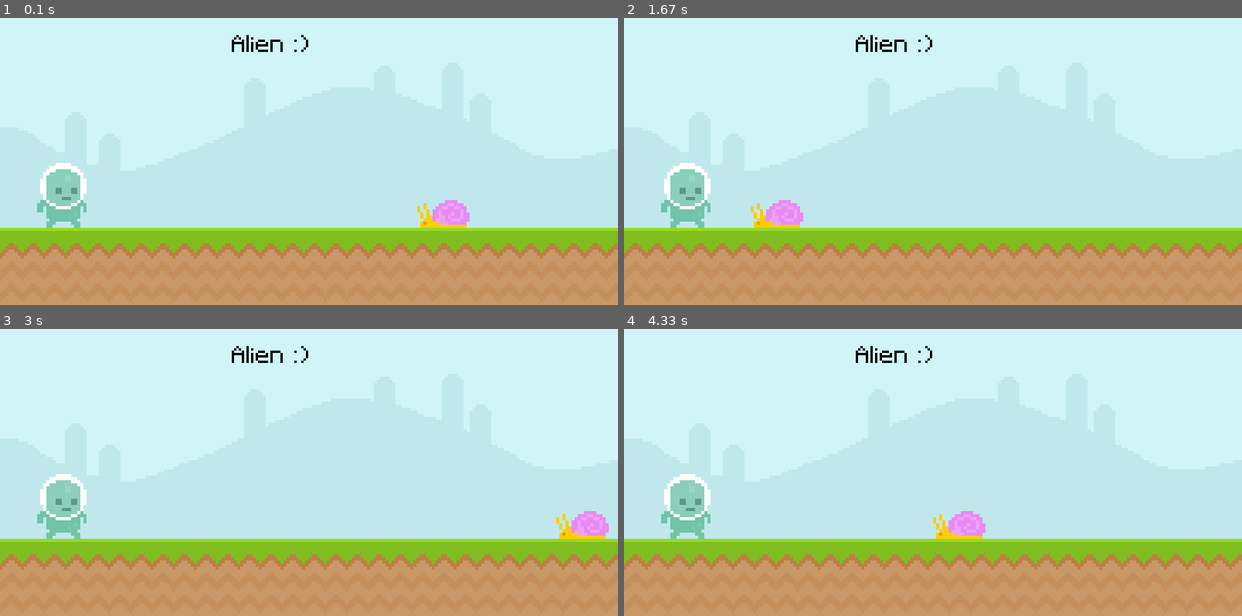
Above: before the commit, frames 1-4 (two rows, left to right).
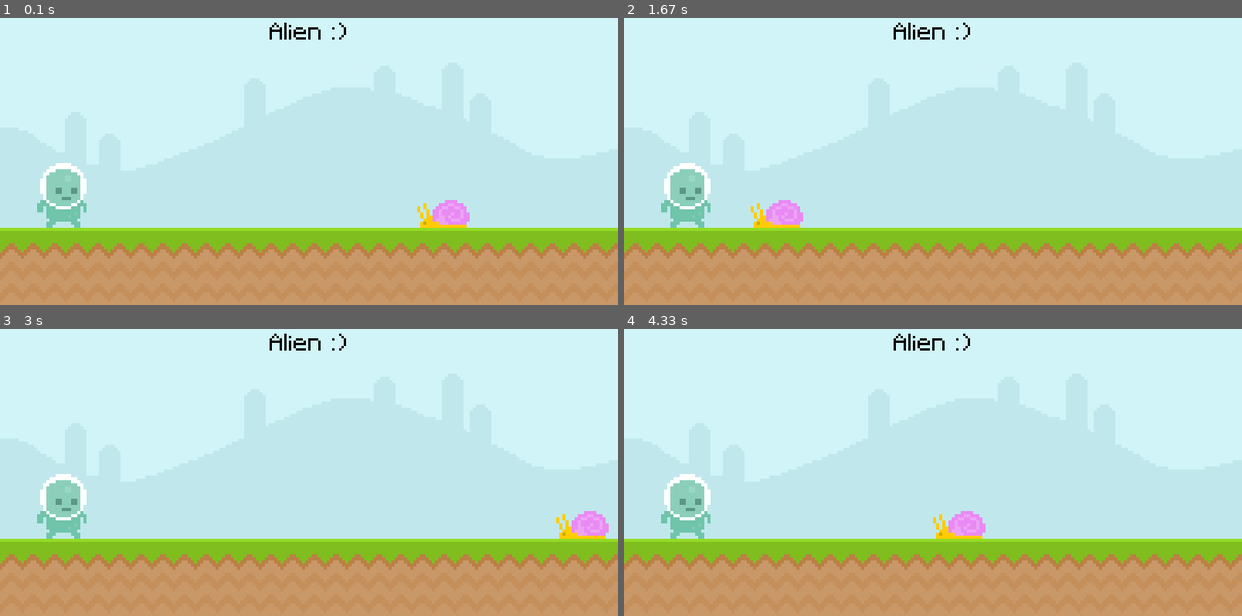
Above: after the commit, the same moments.

Repository: Phvr06/pygame-tutorial
Game: pygame game, started from main.py
Two runs of this game, one before a commit and one after it. Both use one fixed random seed, a clock stepped at 60 frames per second and the inputs below.
Inputs:
- Up to frame 1 (0.1 s): no input
- Up to frame 2 (1.67 s): no input
- Up to frame 3 (3 s): no input
- Up to frame 4 (4.33 s): no input

The runs differ from the first frame. In frame 1, 0.4% of the frame differs, in the area x 37-56%, y 1-12%; in frame 2, 0.4%; in frame 3, 0.4%; in frame 4, 0.4%.

Commit message:
colisão retangulo e mouse + centralizar o texto

Diff:
--- a/main.py
+++ b/main.py
@@ -28,6 +28,8 @@
 superficie_ground = pygame.image.load('graphics/ground.png').convert()
 # Superfície do texto
 superficie_texto = fonte.render("Alien :)", False, 'Black')
+# Retângulo do texto
+retangulo_texto = superficie_texto.get_rect(center = (400, 50))
 # Superfície do inimigo
 superficie_lesma = pygame.image.load('graphics/snail/snail1.png').convert_alpha()
 # Retângulo lesma
@@ -44,11 +46,14 @@
             print("\nNão me deixe sozinho :(\n")
             pygame.quit()
             exit()
+        # Colisão com o mouse
+        # if evento.type == pygame.MOUSEMOTION and retangulo_player.collidepoint(evento.pos):
+        #     print("Na mira!")
 
     # Mostra na tela as superfícies do céu e do chão e do texto
     tela.blit(superficie_sky, (0, 0))
     tela.blit(superficie_ground, (0, 300))
-    tela.blit(superficie_texto, (300, 50))
+    tela.blit(superficie_texto, retangulo_texto)
     # If/else para voltar a lesma para a tela quando ela sair dela
     if retangulo_lesma.right > 0:
         # Mexe a lesma 4 pixel para a esquerda
@@ -60,6 +65,10 @@
     # Mostra na tela a superfície do jogador
     tela.blit(superficie_player, retangulo_player)
 
+    # Verificar colisão entre o jogador e a lesma
+    # if retangulo_player.colliderect(retangulo_lesma):
+    #     print('Porra, o ET bilu morreu!')
+
     # Atualiza a tela que foi gerada anteriormente com novas informações que tenham ocorrido durante o loop
     pygame.display.update()
 
